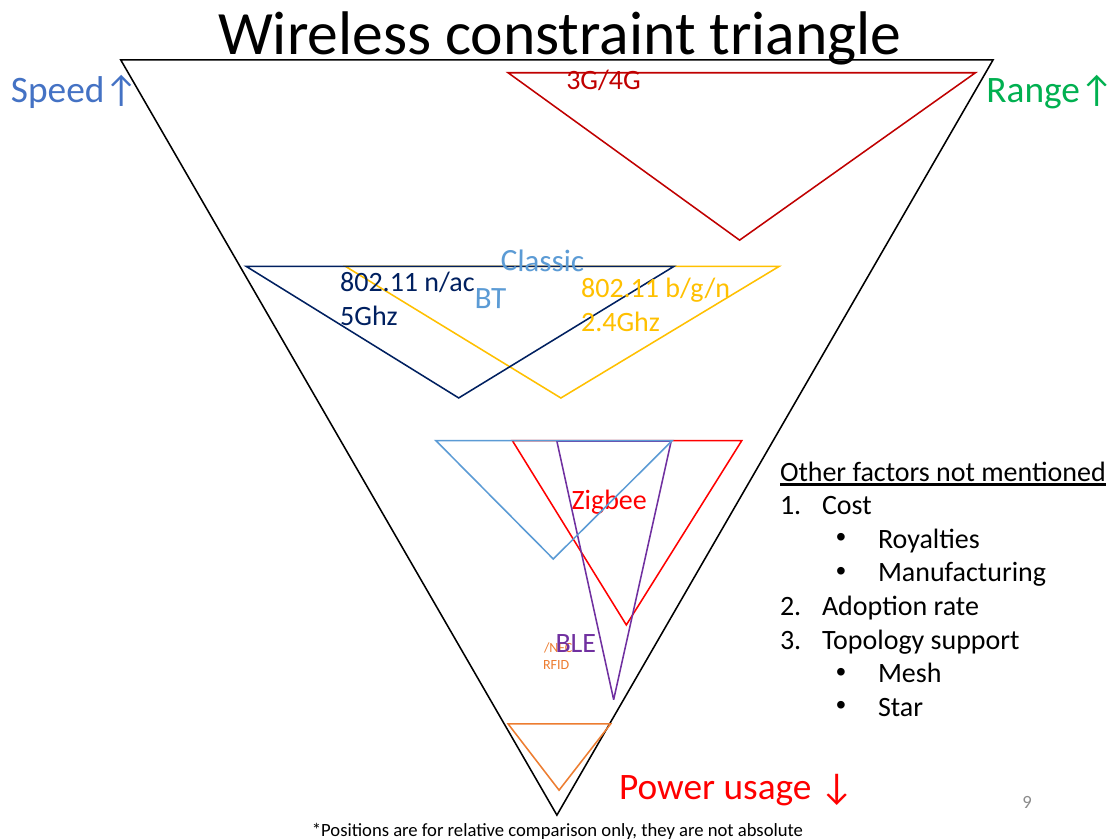
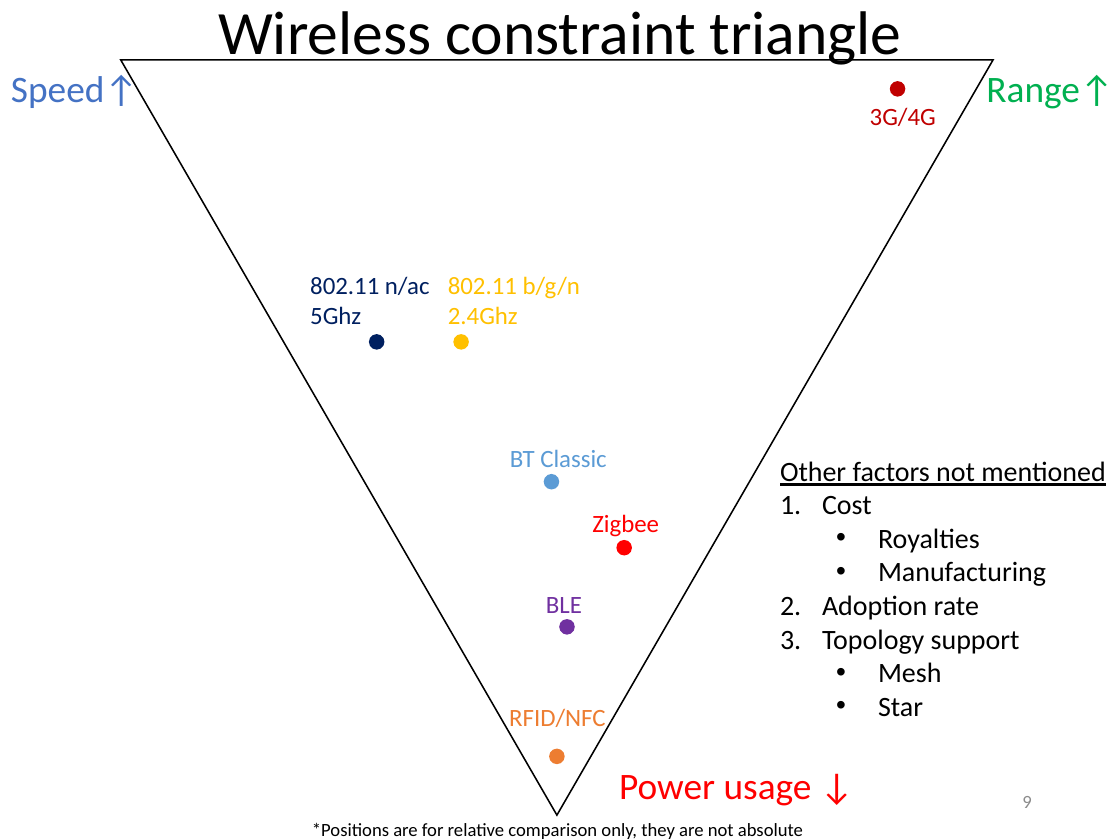
Before and after one commit to yeokm1/intro-to-ble, a slide deck: slide 9 of intro to ble.pptx. Drawn at 1120x840 pixels with LibreOffice and Linux fonts; fonts in the diff are those of the drawing. Boxes give left, top, right and bottom in pixels: in the first picture for what was removed or moved away, otherwise in the second. Text is boxed around its words. In the diff, an @@ line names an element or a change of style, - is before the commit and + after.

Commit message:
update wireless triangle to use points

```diff
--- a/intro to ble.pptx
+++ b/intro to ble.pptx
@@ ellipse added at box(890, 82, 904, 95), fill #C00000, outline #C00000 1 pt @@
@@ text "3G/4G" at box(870, 107, 936, 126): size 18 to 16 pt; alignment centre to left; outline #C00000 1 pt to none; rotation 180 to 0 degrees @@
@@ triangle removed at box(246, 267, 674, 398) @@
@@ text "802.11 n/ac": place and size @@
-text "802.11 n/ac" at box(340, 268, 474, 332)
+text "802.11 n/ac" at box(310, 276, 430, 324)
@@ triangle removed at box(345, 267, 778, 398) @@
@@ size 18 to 16 pt in 3 elements at box(310, 276, 430, 324), box(546, 597, 582, 613), box(448, 276, 580, 324) @@
@@ text "802.11 b/g/n": place and size @@
-text "802.11 b/g/n" at box(581, 275, 730, 338)
+text "802.11 b/g/n" at box(448, 276, 580, 324)
@@ ellipse added at box(370, 335, 383, 348), fill #002060, outline #002060 1 pt @@
@@ ellipse added at box(454, 335, 467, 348), fill #FFC000, outline #FFC000 1 pt @@
@@ text "BT Classic" at box(510, 449, 606, 467): size 20 to 16 pt; alignment centre to left; vertical alignment bottom to top; outline #5B9BD5 1 pt to none; rotation 180 to 0 degrees @@
@@ triangle removed at box(557, 441, 671, 700) @@
@@ ellipse added at box(544, 475, 558, 488), fill #5B9BD5, outline #5B9BD5 1 pt @@
@@ text "Zigbee" at box(592, 514, 659, 537): size 18 to 16 pt; alignment centre to left; vertical alignment middle to top; outline #FF0000 1 pt to none; rotation 180 to 0 degrees @@
@@ ellipse added at box(617, 541, 631, 554), fill #FF0000, outline #FF0000 1 pt @@
@@ text "BLE": place and size @@
-text "BLE" at box(556, 634, 597, 652)
+text "BLE" at box(546, 597, 582, 613)
@@ ellipse added at box(560, 619, 573, 633), fill #7030A0, outline #7030A0 1 pt @@
@@ text "RFID/NFC" at box(509, 708, 605, 732): size 9 to 16 pt; alignment centre to left; vertical alignment bottom to top; outline #ED7D31 1 pt to none; rotation 180 to 0 degrees @@
@@ ellipse added at box(550, 749, 563, 763), fill #ED7D31, outline #ED7D31 1 pt @@
```
Also in this commit, not shown: 1 other file.
